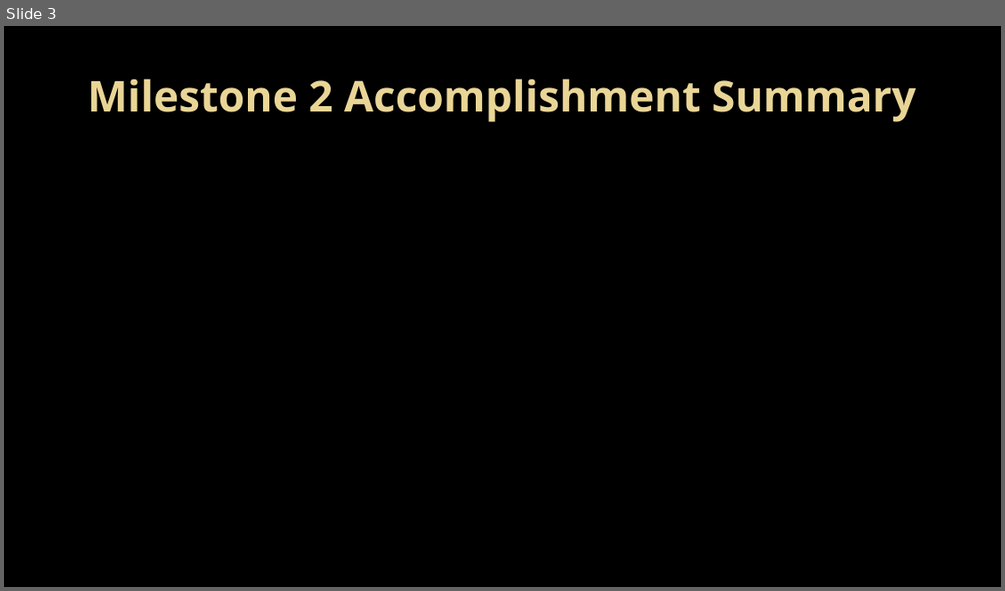
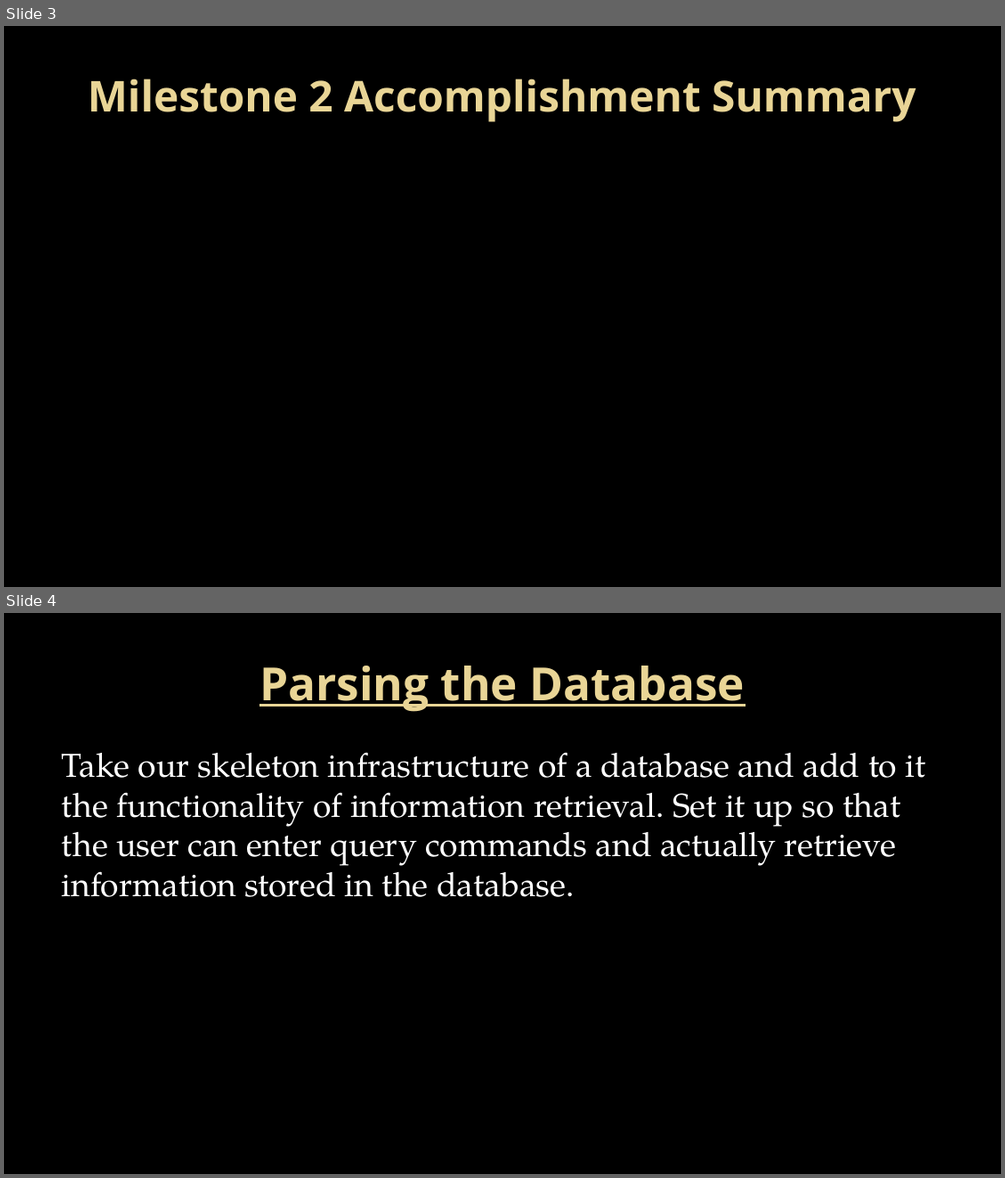
Before and after one commit to Topgun122104/SeniorProj, a slide deck: Documents/Presentations/Milestone 2 presentation.pptx. Shown one above the other, each under a label of ours: slide 3 before the commit, slides 3 and 4 after it. The pictures are 1005x591 and 1005x1178 pixels, drawn with LibreOffice and Linux fonts; fonts in the diff are those of the drawing; background and template pictures are left out. Boxes give left, top, right and bottom in pixels: in the first picture for what was removed or moved away, otherwise in the second. Text is boxed around its words. In the diff, an @@ line names an element or a change of style, - is before the commit and + after.

```diff
--- a/Documents/Presentations/Milestone 2 presentation.pptx
+++ b/Documents/Presentations/Milestone 2 presentation.pptx
@@ slide 4 added at (4,613,1001,1174), background picture (left out) @@
@@ title added at (259,666,744,712), 44 pt, text gradient #EAD696 to #E7D081, bold, underline @@
+Parsing the Database
@@ text added at (62,752,926,897), 32 pt, text #FFFFFF @@
+Take our skeleton infrastructure of a database and add to it the functionality of information retrieval. Set it up so that the user can enter query commands and actually retrieve information stored in the database.
```
Also in this commit, not shown: 2 slides changed, 1 other slide added, 7 slides removed, 1 other file.
